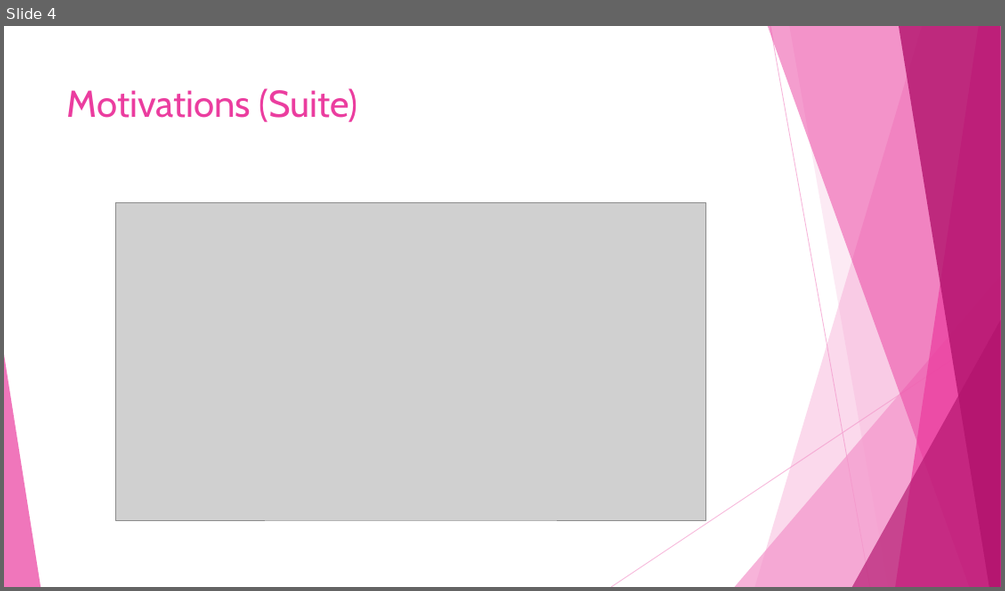
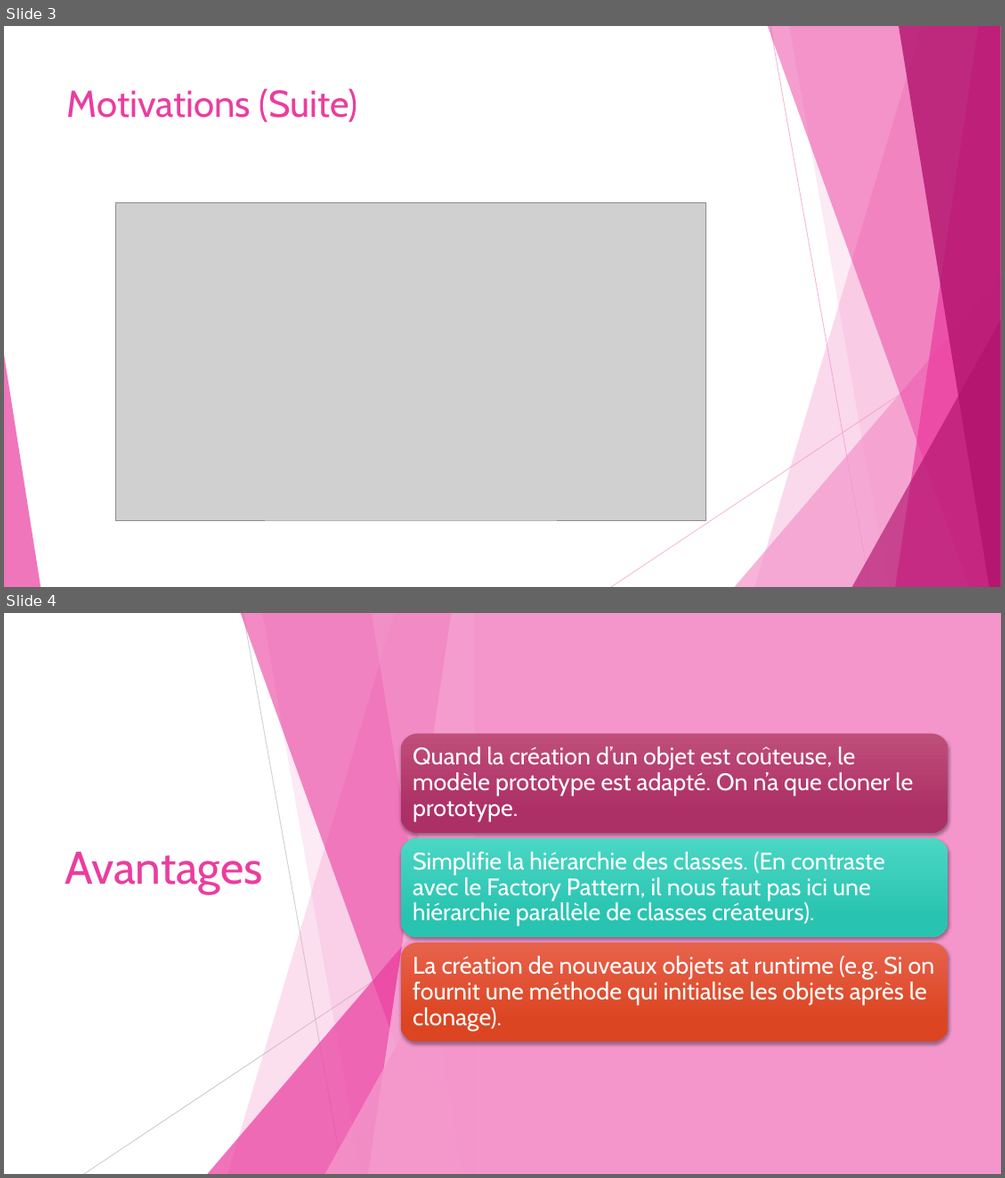
Before and after one commit to djaquet5/MCR-Prototype, a slide deck: Prototype-kyun.pptx. Shown one above the other, each under a label of ours: slide 4 before the commit, slides 3 and 4 after it. The pictures are 1005x591 and 1005x1178 pixels, drawn with LibreOffice and Linux fonts; fonts in the diff are those of the drawing; grey boxes stand for pictures. Boxes give left, top, right and bottom in pixels: in the first picture for what was removed or moved away, otherwise in the second. Text is boxed around its words. In the diff, an @@ line names an element or a change of style, - is before the commit and + after.

```diff
--- a/Prototype-kyun.pptx
+++ b/Prototype-kyun.pptx
@@ slide 4 added at (x1=4, y1=613, x2=1001, y2=1174), background #FFFFFF; not listed: 10 template elements that a slide beside it also shows @@
@@ rectangle added at (x1=4, y1=613, x2=1001, y2=1174), fill #FFFFFF @@
@@ rectangle added at (x1=474, y1=613, x2=1001, y2=1174), fill #F496CB @@
@@ title added at (x1=65, y1=852, x2=263, y2=893), 44 pt, text #EB3D9F @@
+Avantages
@@ group added at (x1=84, y1=613, x2=474, y2=1174): 5 freeform shapes, 2 lines, 2 triangles @@
@@ group added at (x1=401, y1=733, x2=948, y2=1041): 3 rounded rectangles, 3 texts @@
+Quand la création d’un objet est coûteuse, le modèle prototype est adapté. On n’a que cloner le prototype.
+Simplifie la hiérarchie des classes. (En contraste avec le Factory Pattern, il nous faut pas ici une hiérarchie parallèle de classes créateurs).
+La création de nouveaux objets at runtime (e.g. Si on fournit une méthode qui initialise les objets après le clonage).
@@ what was slide 4 is now slide 3 @@
```
Also in this commit, not shown: 3 slides changed, 1 other slide added.
